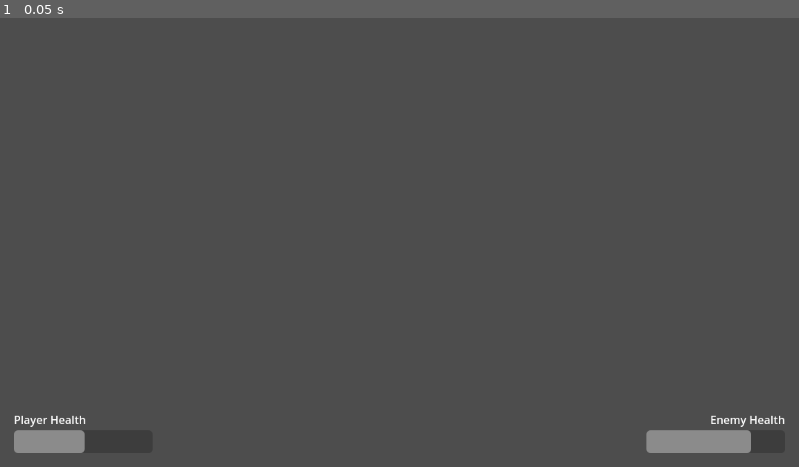
Above: before the commit, frame 1.
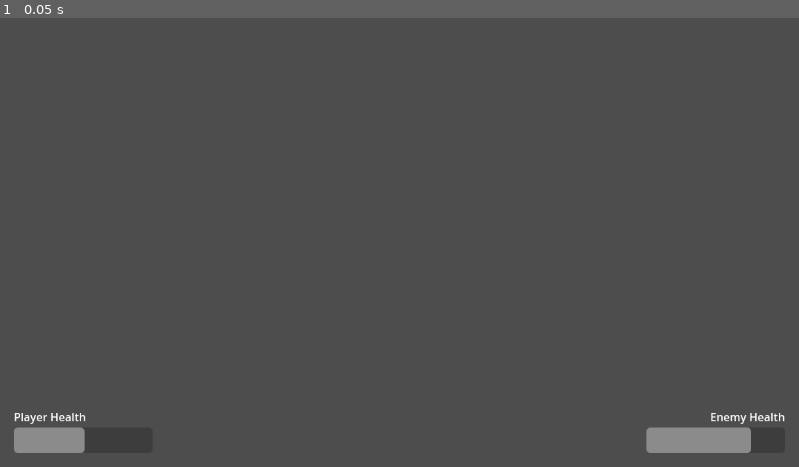
Above: after the commit, the same moment.

Repository: guyguy2001/spec-typing-game
Game: Godot game, scene res://src/core/arena.tscn
Two runs of this game, one before a commit and one after it. Both use one fixed random seed, a clock stepped at 60 frames per second and the inputs below.
Inputs:
- Up to frame 1 (0.05 s): no input

The runs differ from the first frame. In frame 1, 0.4% of the frame differs, in the area x 1-99%, y 87-93%.

Commit message:
feat(us2): Complete User Story 2 - Buffs and Debuffs

Diff:
--- /dev/null
+++ b/src/abilities/buff_ability.gd
@@ -0,0 +1,38 @@
+# buff_ability.gd
+extends Ability
+class_name BuffAbility
+
+@export var buff_duration: float = 5.0
+@export var stat_to_buff: StatusEffect.ModifierType = StatusEffect.ModifierType.GENERIC_EFFECT_VALUE
+
+func _init() -> void:
+    name = "Buff Ability"
+    typing_pattern = "heal" # Placeholder
+    effect_type = EffectType.BUFF
+    effect_value = 10.0
+    cooldown_duration = 8.0
+    description = "A basic buff ability."
+
+func _cast(caster: Node, target: Node) -> void:
+    if not _is_ready():
+        print("Buff Ability %s on cooldown." % name)
+        return
+
+    # Buffs usually apply to self, but could target friends.
+    # For this User Story, "cast a buff on themselves".
+    var apply_target = caster
+
+    print("%s casts %s on %s." % [caster.character_name, name, apply_target.character_name])
+
+    # Create the effect
+    var effect = StatusEffect.new()
+    effect.name = name # Use ability name as effect name
+    effect.type = StatusEffect.StatusEffectType.BUFF
+    effect.duration = buff_duration
+    effect.modifier_type = stat_to_buff
+    effect.modifier_value = effect_value
+
+    if apply_target.has_method("_apply_status_effect"):
+        apply_target._apply_status_effect(effect)
+
+    _start_cooldown()
--- /dev/null
+++ b/src/abilities/debuff_ability.gd
@@ -0,0 +1,35 @@
+# debuff_ability.gd
+extends Ability
+class_name DebuffAbility
+
+@export var debuff_duration: float = 5.0
+@export var stat_to_debuff: StatusEffect.ModifierType = StatusEffect.ModifierType.GENERIC_EFFECT_VALUE
+
+func _init() -> void:
+    name = "Debuff Ability"
+    typing_pattern = "slow" # Placeholder
+    effect_type = EffectType.DEBUFF
+    effect_value = 10.0
+    cooldown_duration = 10.0
+    description = "A basic debuff ability."
+
+func _cast(caster: Node, target: Node) -> void:
+    if not _is_ready():
+        print("Debuff Ability %s on cooldown." % name)
+        return
+
+    # Debuffs apply to the target.
+    print("%s casts %s on %s." % [caster.character_name, name, target.character_name])
+
+    # Create the effect
+    var effect = StatusEffect.new()
+    effect.name = name
+    effect.type = StatusEffect.StatusEffectType.DEBUFF
+    effect.duration = debuff_duration
+    effect.modifier_type = stat_to_debuff
+    effect.modifier_value = effect_value
+
+    if target and target.has_method("_apply_status_effect"):
+        target._apply_status_effect(effect)
+
+    _start_cooldown()
--- a/src/characters/character.gd
+++ b/src/characters/character.gd
@@ -35,6 +35,7 @@
             return
 
     active_status_effects.append(effect)
+    print("%s applied status effect: %s" % [character_name, effect.name])
     emit_signal("status_effect_applied", effect.name)
 
 func _remove_status_effect(effect_name: String) -> void:
--- a/src/characters/player.gd
+++ b/src/characters/player.gd
@@ -17,7 +17,14 @@
 	if abilities.is_empty():
 		var fire_ability = DamageAbility.new()
 		abilities.append(fire_ability)
-		print("Added default Fire ability to Player.")
+
+		var heal_ability = BuffAbility.new()
+		abilities.append(heal_ability)
+
+		var slow_ability = DebuffAbility.new()
+		abilities.append(slow_ability)
+
+		print("Added default Fire, Heal, and Slow abilities to Player.")
 
 func _physics_process(delta: float) -> void:
 	super._physics_process(delta) # Call parent's physics_process for status effects
--- a/src/core/arena.tscn
+++ b/src/core/arena.tscn
@@ -28,4 +28,8 @@
 [connection signal="backspace_pressed" from="InputHandler" to="Player" method="_on_input_handler_backspace_pressed"]
 [connection signal="space_pressed" from="InputHandler" to="Player" method="_on_input_handler_space_pressed"]
 [connection signal="health_changed" from="Player" to="HUD" method="update_player_health"]
+[connection signal="status_effect_applied" from="Player" to="HUD" method="add_player_effect"]
+[connection signal="status_effect_removed" from="Player" to="HUD" method="remove_player_effect"]
 [connection signal="health_changed" from="Enemy" to="HUD" method="update_enemy_health"]
+[connection signal="status_effect_applied" from="Enemy" to="HUD" method="add_enemy_effect"]
+[connection signal="status_effect_removed" from="Enemy" to="HUD" method="remove_enemy_effect"]
--- a/src/core/status_effect.gd
+++ b/src/core/status_effect.gd
@@ -6,18 +6,27 @@
 enum StatusEffectType { BUFF, DEBUFF }
 
 # Represents the type of attribute modified by the status effect.
-enum ModifierType { DAMAGE, SPEED, DEFENSE, GENERIC_EFFECT_VALUE } # Added GENERIC_EFFECT_VALUE for flexibility
+enum ModifierType { DAMAGE, SPEED, DEFENSE, GENERIC_EFFECT_VALUE }
 
 @export var name: String = ""
 @export var type: StatusEffectType = StatusEffectType.BUFF
-@export var duration: float = 0.0 # 0.0 for permanent until removed
+
+# Use a setter to ensure time_remaining is always synced with duration upon initialization
+@export var duration: float = 0.0:
+    set(value):
+        duration = value
+        # Only sync if time_remaining hasn't been ticked down yet (or is 0)
+        # This allows resetting duration by just setting 'duration' again.
+        time_remaining = value
+
 @export var modifier_type: ModifierType = ModifierType.GENERIC_EFFECT_VALUE
 @export var modifier_value: float = 0.0
 
 var time_remaining: float = 0.0
 
-func _init() -> void:
-    time_remaining = duration
+func _init(p_duration: float = 0.0) -> void:
+    duration = p_duration
+    time_remaining = p_duration
 
 func _process(delta: float) -> void:
     if duration > 0: # Only tick down if not permanent
--- a/src/ui/hud.gd
+++ b/src/ui/hud.gd
@@ -4,12 +4,23 @@
 
 @onready var player_health_bar: ProgressBar = $MainLayout/PlayerStats/PlayerHealthBar
 @onready var player_health_label: Label = $MainLayout/PlayerStats/PlayerHealthLabel
+@onready var player_status_bar: HBoxContainer = $MainLayout/PlayerStats/StatusBar
+
 @onready var enemy_health_bar: ProgressBar = $MainLayout/EnemyStats/EnemyHealthBar
 @onready var enemy_health_label: Label = $MainLayout/EnemyStats/EnemyHealthLabel
+@onready var enemy_status_bar: HBoxContainer = $MainLayout/EnemyStats/StatusBar
 
 func _ready() -> void:
 	player_health_bar.max_value = 100 # Assuming max health for now
 	enemy_health_bar.max_value = 100 # Assuming max health for now
+
+	# Clear editor placeholders
+	_clear_placeholders(player_status_bar)
+	_clear_placeholders(enemy_status_bar)
+
+func _clear_placeholders(container: Node) -> void:
+	for child in container.get_children():
+		child.queue_free()
 
 func update_player_health(new_health: float) -> void:
 	player_health_bar.value = new_health
@@ -18,3 +29,17 @@
 func update_enemy_health(new_health: float) -> void:
 	enemy_health_bar.value = new_health
 	enemy_health_label.text = "Enemy Health: %d" % new_health
+
+func add_player_effect(effect_name: String) -> void:
+	print("HUD: Adding player effect %s" % effect_name)
+	player_status_bar.add_effect(effect_name, true) # Assume buff for now
+
+func remove_player_effect(effect_name: String) -> void:
+	player_status_bar.remove_effect(effect_name)
+
+func add_enemy_effect(effect_name: String) -> void:
+	print("HUD: Adding enemy effect %s" % effect_name)
+	enemy_status_bar.add_effect(effect_name, false) # Assume debuff for now
+
+func remove_enemy_effect(effect_name: String) -> void:
+	enemy_status_bar.remove_effect(effect_name)
--- a/src/ui/hud.tscn
+++ b/src/ui/hud.tscn
@@ -1,6 +1,8 @@
-[gd_scene load_steps=2 format=3 uid="uid://vdflmqtyyds8"]
+[gd_scene load_steps=4 format=3]
 
-[ext_resource type="Script" uid="uid://c3h27pbdpsitc" path="res://src/ui/hud.gd" id="1_ghijk"]
+[ext_resource type="Script" path="res://src/ui/hud.gd" id="1_ghijk"]
+[ext_resource type="PackedScene" path="res://src/ui/status_bar.tscn" id="2_status_bar"]
+[ext_resource type="PackedScene" path="res://src/ui/status_icon.tscn" id="3_status_icon"]
 
 [node name="HUD" type="CanvasLayer"]
 script = ExtResource("1_ghijk")
@@ -19,10 +21,21 @@
 anchor_top = 1.0
 anchor_bottom = 1.0
 offset_left = 20.0
-offset_top = -80.0
+offset_top = -120.0
 offset_right = 220.0
 offset_bottom = -20.0
 grow_vertical = 0
+
+[node name="StatusBar" parent="MainLayout/PlayerStats" instance=ExtResource("2_status_bar")]
+layout_mode = 2
+custom_minimum_size = Vector2(0, 32)
+
+[node name="PlaceholderBuff" parent="MainLayout/PlayerStats/StatusBar" instance=ExtResource("3_status_icon")]
+layout_mode = 2
+color = Color(0.2, 0.8, 0.2, 1.0)
+
+[node name="Label" parent="MainLayout/PlayerStats/StatusBar/PlaceholderBuff" index="0"]
+text = "BUF"
 
 [node name="PlayerHealthLabel" type="Label" parent="MainLayout/PlayerStats"]
 layout_mode = 2
@@ -42,11 +55,23 @@
 anchor_right = 1.0
 anchor_bottom = 1.0
 offset_left = -220.0
-offset_top = -80.0
+offset_top = -120.0
 offset_right = -20.0
 offset_bottom = -20.0
 grow_horizontal = 0
 grow_vertical = 0
+
+[node name="StatusBar" parent="MainLayout/EnemyStats" instance=ExtResource("2_status_bar")]
+layout_mode = 2
+custom_minimum_size = Vector2(0, 32)
+alignment = 2
+
+[node name="PlaceholderDebuff" parent="MainLayout/EnemyStats/StatusBar" instance=ExtResource("3_status_icon")]
+layout_mode = 2
+color = Color(0.8, 0.2, 0.2, 1.0)
+
+[node name="Label" parent="MainLayout/EnemyStats/StatusBar/PlaceholderDebuff" index="0"]
+text = "DBF"
 
 [node name="EnemyHealthLabel" type="Label" parent="MainLayout/EnemyStats"]
 layout_mode = 2
--- /dev/null
+++ b/src/ui/status_bar.gd
@@ -0,0 +1,24 @@
+# status_bar.gd
+extends HBoxContainer
+
+const StatusIconScene = preload("res://src/ui/status_icon.tscn")
+
+# Dictionary to map effect names to their icon nodes
+var active_icons: Dictionary = {}
+
+func add_effect(effect_name: String, is_buff: bool = true) -> void:
+    if active_icons.has(effect_name):
+        return # Already showing
+
+    var icon = StatusIconScene.instantiate()
+    add_child(icon)
+    icon.setup(effect_name, is_buff)
+    active_icons[effect_name] = icon
+    print("Added icon %s" % icon)
+
+func remove_effect(effect_name: String) -> void:
+    print("Removing %s" % effect_name)
+    if active_icons.has(effect_name):
+        var icon = active_icons[effect_name]
+        icon.queue_free()
+        active_icons.erase(effect_name)
--- /dev/null
+++ b/src/ui/status_bar.tscn
@@ -0,0 +1,9 @@
+[gd_scene load_steps=2 format=3]
+
+[ext_resource type="Script" path="res://src/ui/status_bar.gd" id="1_bar"]
+
+[node name="StatusBar" type="HBoxContainer"]
+offset_right = 200.0
+offset_bottom = 32.0
+theme_override_constants/separation = 4
+script = ExtResource("1_bar")
--- /dev/null
+++ b/src/ui/status_icon.gd
@@ -0,0 +1,11 @@
+# status_icon.gd
+extends ColorRect
+
+@onready var label: Label = $Label
+
+func setup(effect_name: String, is_buff: bool) -> void:
+    label.text = effect_name.left(3) # Show first 3 chars
+    if is_buff:
+        color = Color(0.2, 0.8, 0.2) # Green for buffs
+    else:
+        color = Color(0.8, 0.2, 0.2) # Red for debuffs
--- /dev/null
+++ b/src/ui/status_icon.tscn
@@ -0,0 +1,21 @@
+[gd_scene load_steps=2 format=3]
+
+[ext_resource type="Script" path="res://src/ui/status_icon.gd" id="1_icon"]
+
+[node name="StatusIcon" type="ColorRect"]
+custom_minimum_size = Vector2(32, 32)
+color = Color(0.2, 0.2, 0.2, 1)
+script = ExtResource("1_icon")
+
+[node name="Label" type="Label" parent="."]
+layout_mode = 1
+anchors_preset = 15
+anchor_right = 1.0
+anchor_bottom = 1.0
+grow_horizontal = 2
+grow_vertical = 2
+theme_override_font_sizes/font_size = 10
+horizontal_alignment = 1
+vertical_alignment = 1
+autowrap_mode = 1
+clip_text = true
Not shown, added: src/abilities/buff_ability.gd.uid
Not shown, added: src/abilities/debuff_ability.gd.uid
Not shown, added: src/ui/status_bar.gd.uid
Not shown, added: src/ui/status_icon.gd.uid
Not shown, changed: specs/002-typing-rpg-game/tasks.md
